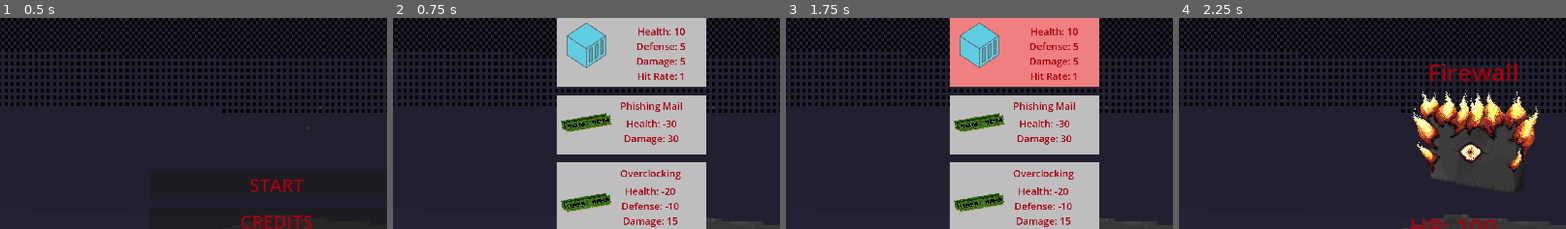
Above: before the commit, frames 1-4 (left to right).
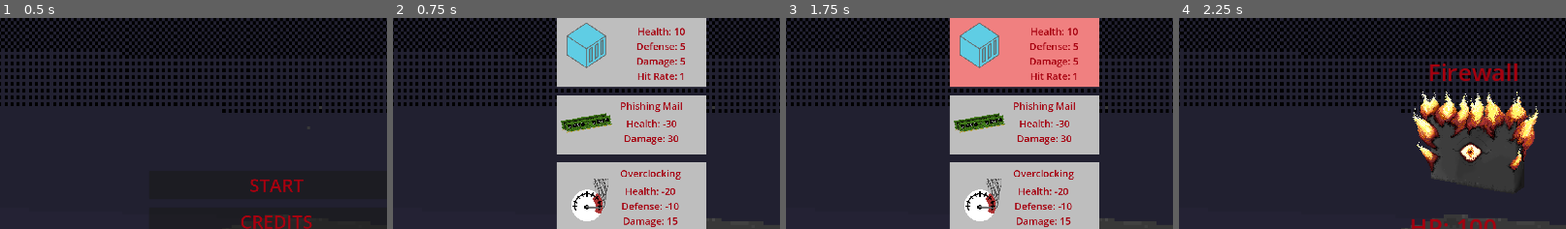
Above: after the commit, the same moments.

Repository: TheJustikar/piratesoftware-gamejam-16
Game: Godot game, scene res://Scenes/MainMenu/MainMenuScene.tscn
The game is run twice, just before and just after one commit, with the same random seed, the same clock (stepped at 60 frames per second) and the same inputs.
Inputs (mouse positions are % of the whole screen's width and height, from its top left):
- Up to frame 1 (0.5 s): no input
- Up to frame 2 (0.75 s): click "START" at 0.5 s
- Up to frame 3 (1.75 s): tap Enter at 1.25 s; move the mouse to (71, 26) at 1.27 s; click (71, 26) at 1.42 s
- Up to frame 4 (2.25 s): click "Confirm" at 2 s
The pictures show only the part of the screen within x 40-90%, y 19-69%; the shares and areas given below are measured in that part.

Frame 1 is identical in both runs. In frame 2, 1.3% of the frame differs, in the area x 43-57%, y 76-97%; in frame 3, 1.3%; in frame 4, nothing differs.

Commit message:
add overclocking

Diff:
--- a/GameObjects/Upgrades/overclocking.gd
+++ b/GameObjects/Upgrades/overclocking.gd
@@ -2,4 +2,4 @@
 
 
 func _init() -> void:
-	super("Overclocking", "", -20, -10, 15, -2)
+	super("Overclocking", "res://GameObjects/Upgrades/overclocking.png", -20, -10, 15, -2)
Binary file added: GameObjects/Upgrades/overclocking.aseprite
Binary file added: GameObjects/Upgrades/overclocking.png
Not shown, added: GameObjects/Upgrades/overclocking.png.import
